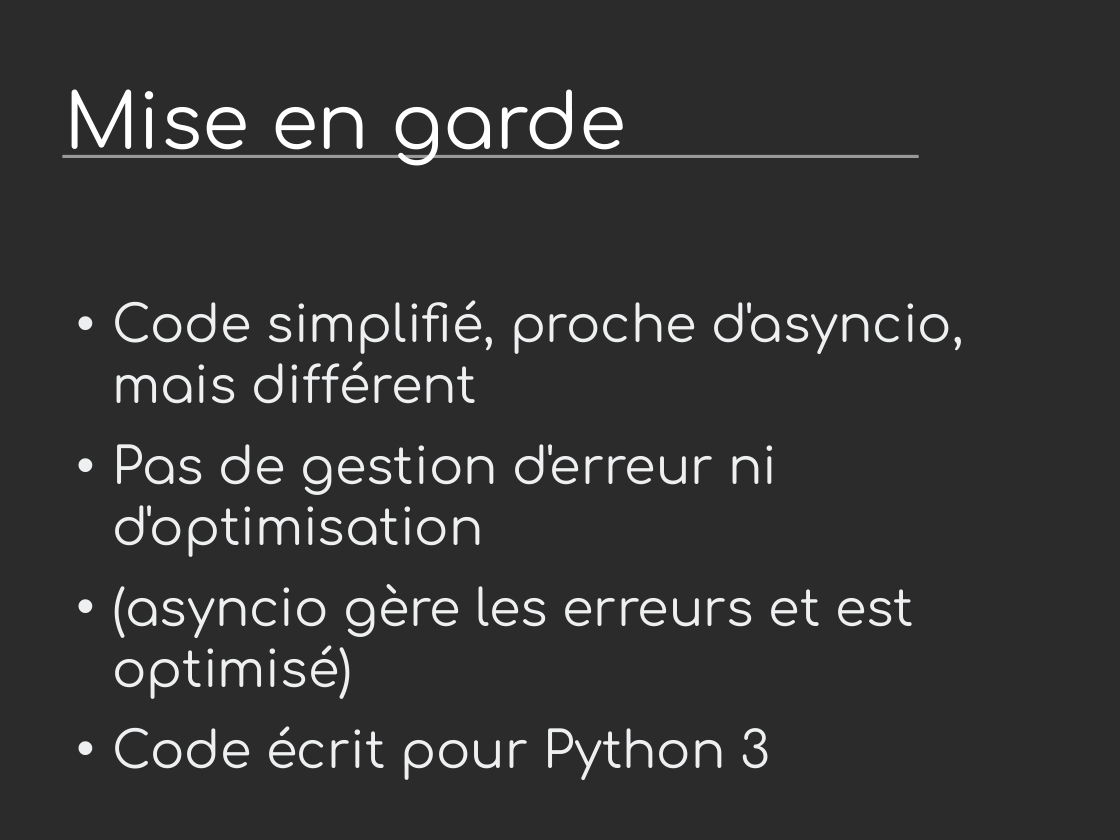
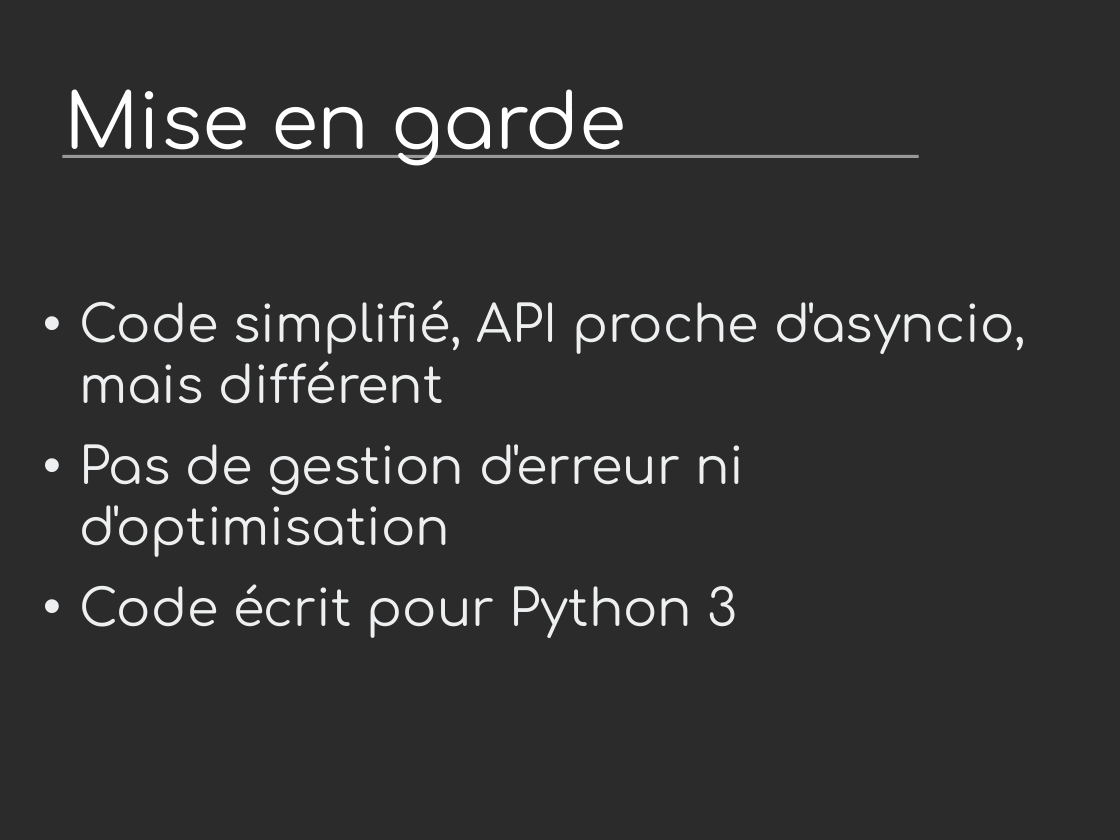
Before and after one commit to vstinner/talks, a slide deck: slide 3 of 2014-Pycon-Lyon/asyncio.odp. Drawn at 1120x840 pixels with LibreOffice and Linux fonts; fonts in the diff are those of the drawing; background and template pictures are left out; a plain dark background stands for a picture behind light text. Boxes give left, top, right and bottom in pixels: in the first picture for what was removed or moved away, otherwise in the second. Text is boxed around its words. In the diff, an @@ line names an element or a change of style, - is before the commit and + after.

```diff
--- a/2014-Pycon-Lyon/asyncio.odp
+++ b/2014-Pycon-Lyon/asyncio.odp
@@ text "Code simplifié, API proche d'asyncio, ...": place and size @@
-text "Code simplifié, API proche d'asyncio, ..." at [113,300,964,769]
+text "Code simplifié, API proche d'asyncio, ..." at [79,300,1026,638]
@@ text at [79,300,1026,404]: text changed @@
-• Code simplifié, proche d'asyncio, mais différent
+• Code simplifié, API proche d'asyncio, mais différent
@@ text at [113,584,914,699]: paragraph removed @@
-• (asyncio gère les erreurs et est optimisé)
```
Also in this commit, not shown: 9 other slides changed, 1 slide added, 3 other files.
